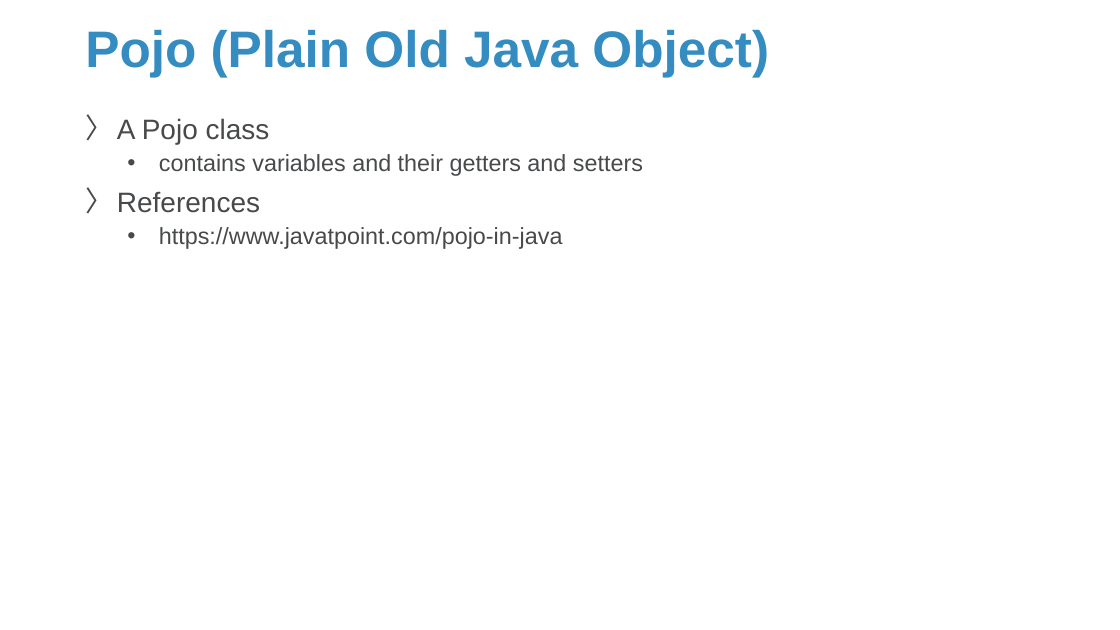
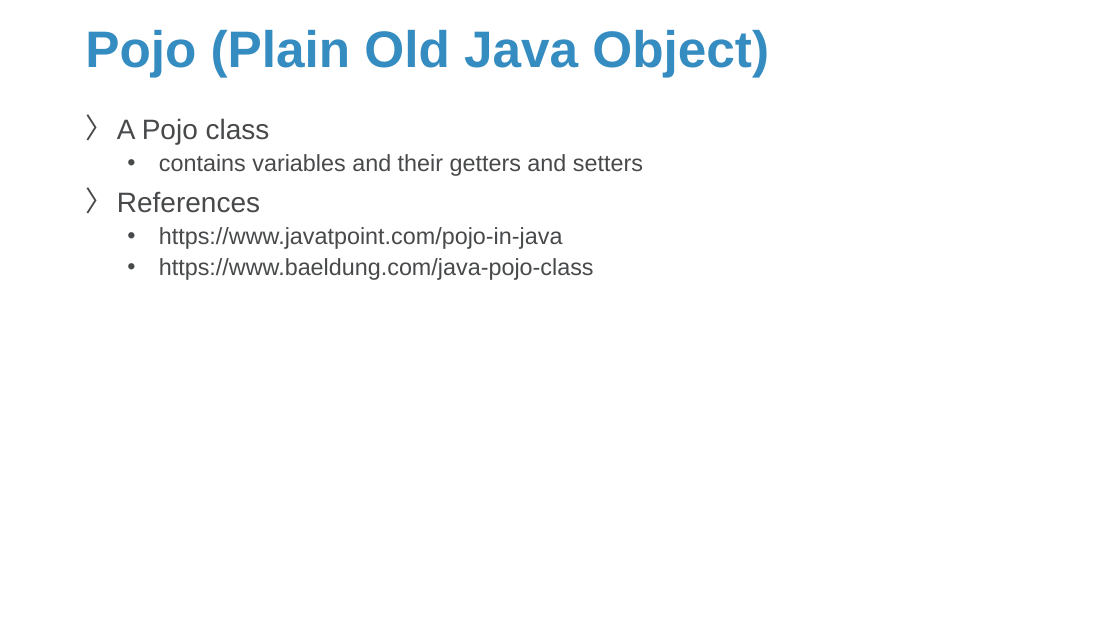
Before and after one commit to Sparks-Lu/TechNotes, a slide deck: slide 17 of Web/JavaEE.pptx (slide 15 before the commit). Drawn at 1120x630 pixels with LibreOffice and Linux fonts; fonts in the diff are those of the drawing; background and template pictures are left out. Boxes give left, top, right and bottom in pixels: in the first picture for what was removed or moved away, otherwise in the second. Text is boxed around its words. In the diff, an @@ line names an element or a change of style, - is before the commit and + after.

```diff
--- a/Web/JavaEE.pptx
+++ b/Web/JavaEE.pptx
@@ text at bbox=[159, 258, 594, 280]: paragraph added @@
+  • https://www.baeldung.com/java-pojo-class
```
Also in this commit, not shown: 2 other slides changed, 5 slides added, 8 other files.
